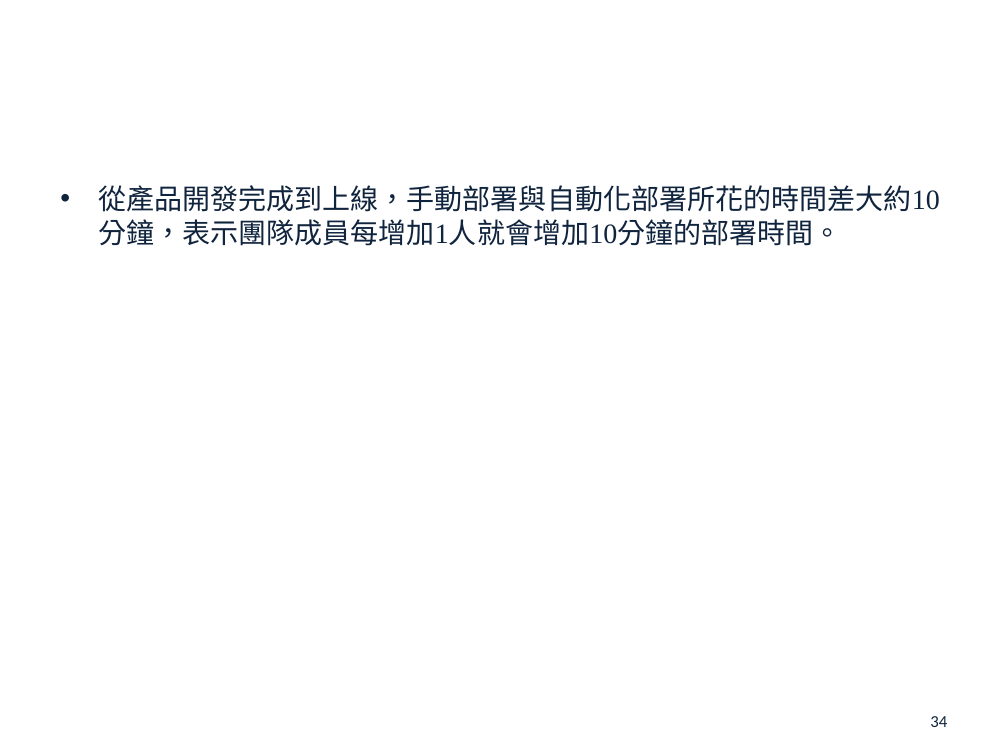
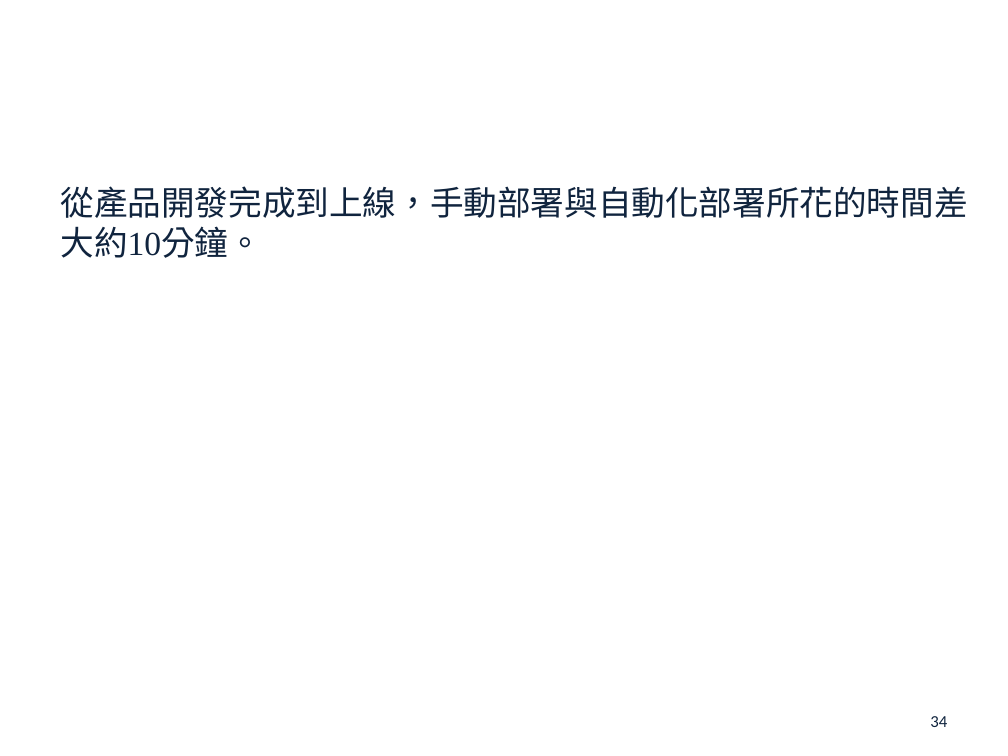
Before and after one commit to john78530/thesis, a slide deck: slide 34 of Oral.pptx. Drawn at 1008x756 pixels with LibreOffice and Linux fonts; fonts in the diff are those of the drawing; background and template pictures are left out. Boxes give left, top, right and bottom in pixels: in the first picture for what was removed or moved away, otherwise in the second. Text is boxed around its words. In the diff, an @@ line names an element or a change of style, - is before the commit and + after.

```diff
--- a/Oral.pptx
+++ b/Oral.pptx
@@ text at (60,186,967,258): text changed; size 20 to 24 pt @@
-• 從產品開發完成到上線，手動部署與自動化部署所花的時間差大約10分鐘，表示團隊成員每增加1人就會增加10分鐘的部署時間。
+從產品開發完成到上線，手動部署與自動化部署所花的時間差大約10分鐘。
```
Also in this commit, not shown: 21 other slides changed, 1 other file.
